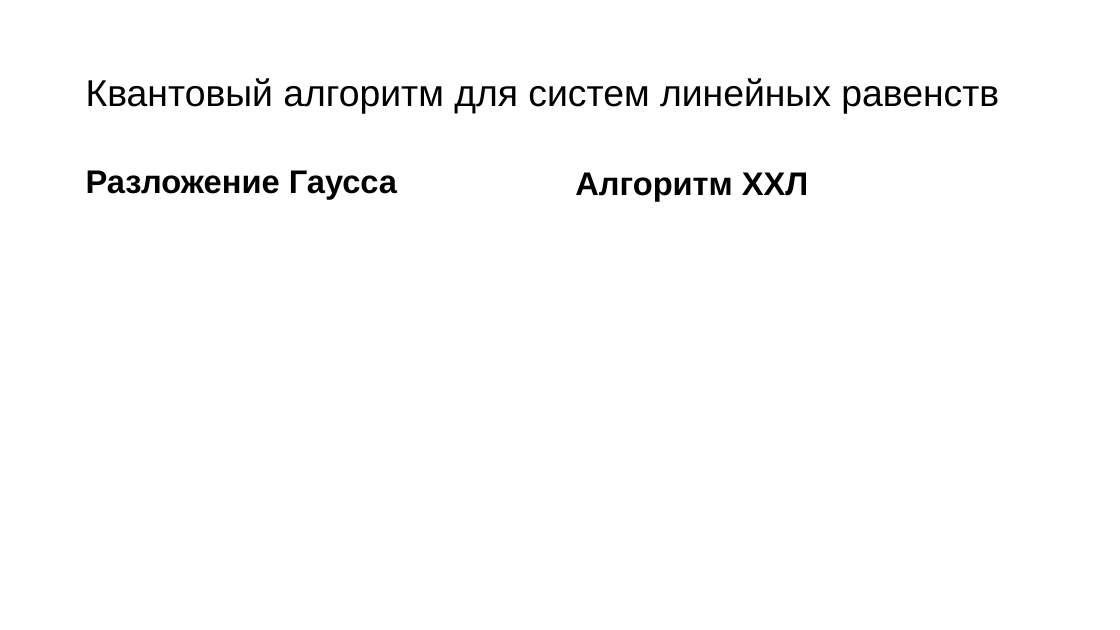
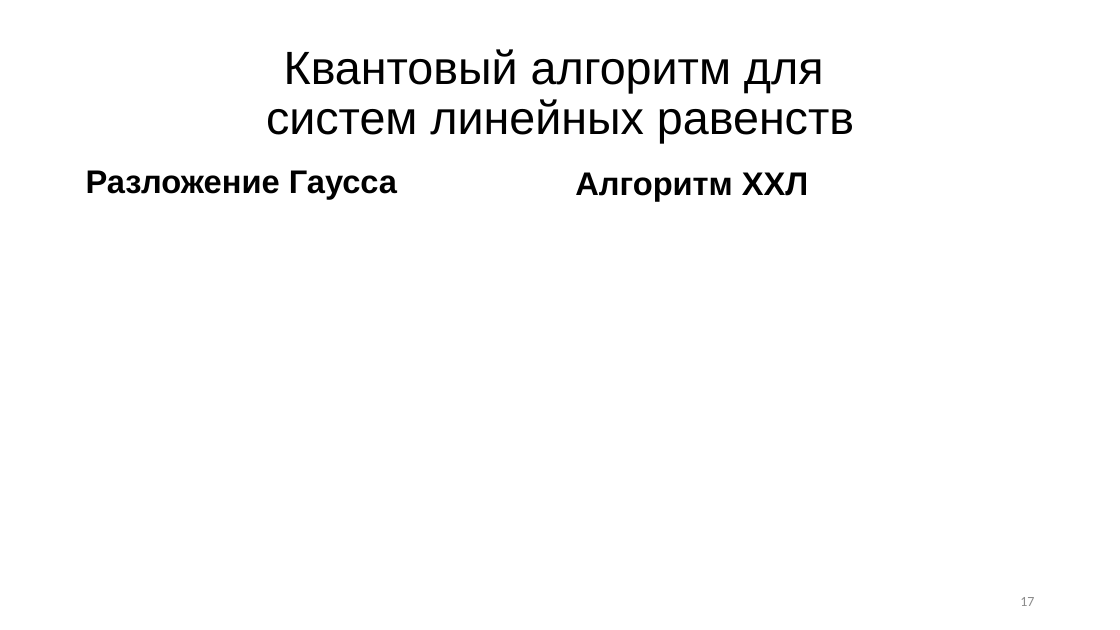
Before and after one commit to R0manych/Diploma2019, a slide deck: slide 17 of Черниговских 2к 14гр.pptx. Drawn at 1120x630 pixels with LibreOffice and Linux fonts; fonts in the diff are those of the drawing; grey boxes stand for pictures. Boxes give left, top, right and bottom in pixels: in the first picture for what was removed or moved away, otherwise in the second. Text is boxed around its words. In the diff, an @@ line names an element or a change of style, - is before the commit and + after.

```diff
--- a/Черниговских 2к 14гр.pptx
+++ b/Черниговских 2к 14гр.pptx
@@ title "Квантовый алгоритм для систем линейных ..." at <box>266,49,854,144</box>: size 32 to 40 pt; alignment left to centre @@
@@ page number added at <box>1020,597,1034,606</box>, 12 pt, text #8C8C8C @@
+17
```
Also in this commit, not shown: 16 other slides changed, 1 slide added, 1 slide removed.
